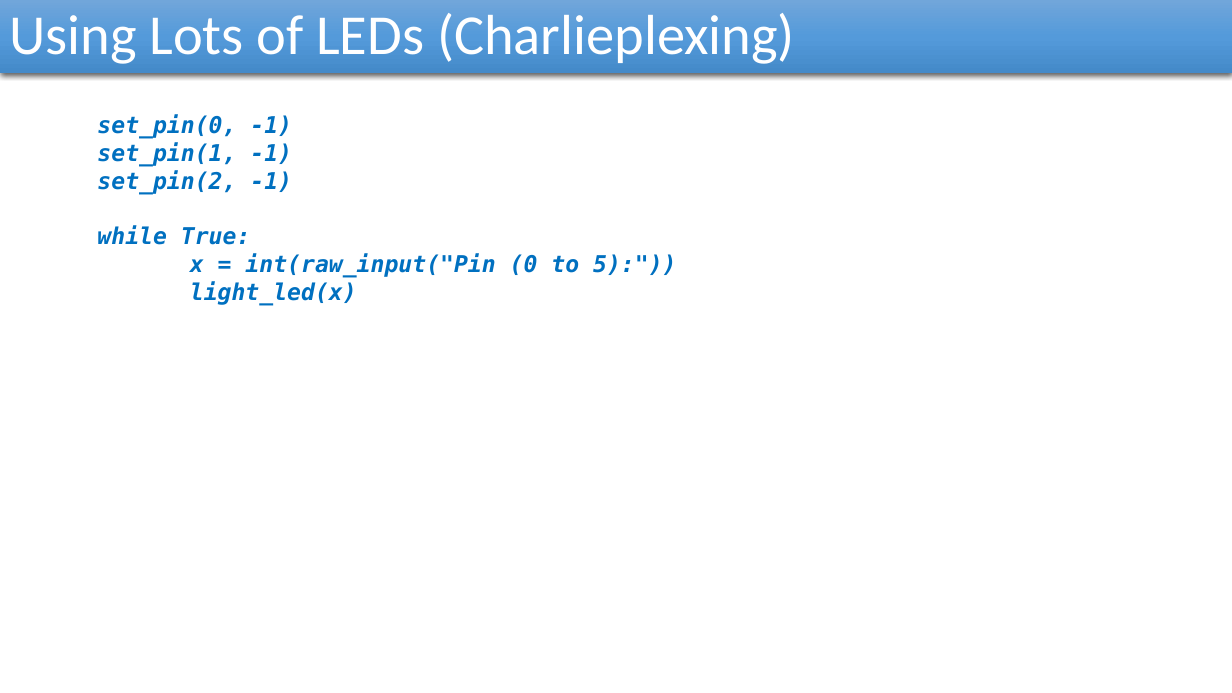
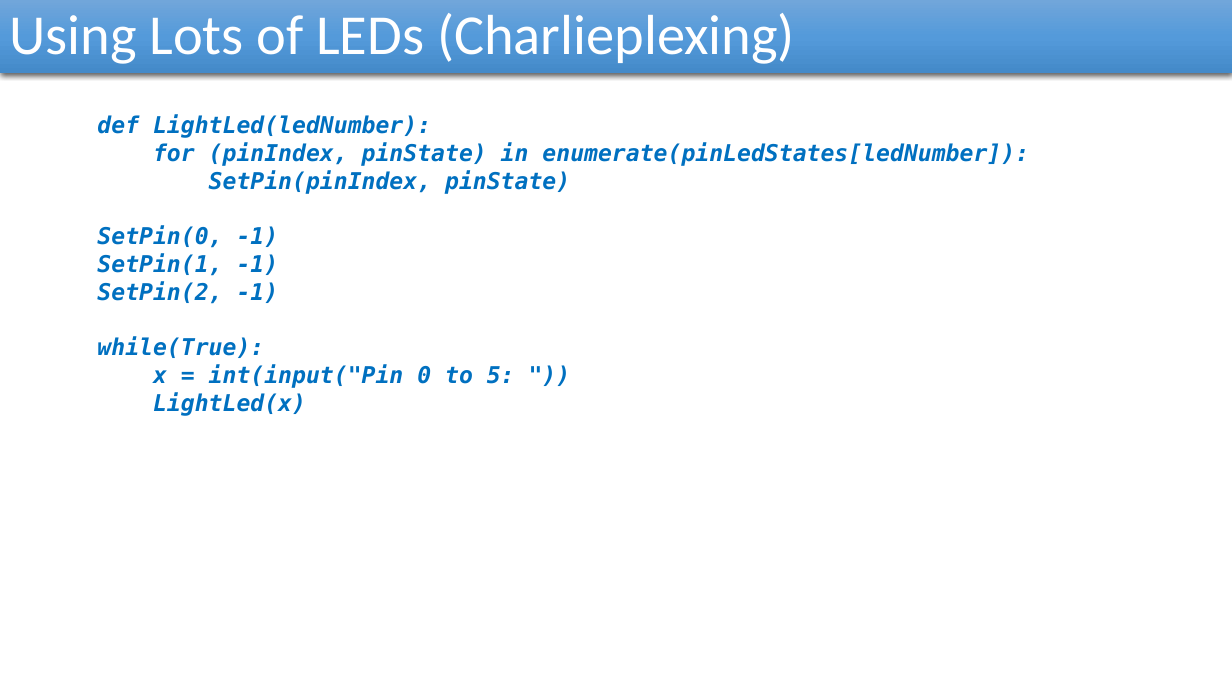
Before and after one commit to reza-arjmandi/rpi-course, a slide deck: slide 5 of session3/presentation/Raspberry_pi_Controlling_Hardware.pptx. Drawn at 1232x693 pixels with LibreOffice and Linux fonts; fonts in the diff are those of the drawing. Boxes give left, top, right and bottom in pixels: in the first picture for what was removed or moved away, otherwise in the second. Text is boxed around its words. In the diff, an @@ line names an element or a change of style, - is before the commit and + after.

```diff
--- a/session3/presentation/Raspberry_pi_Controlling_Hardware.pptx
+++ b/session3/presentation/Raspberry_pi_Controlling_Hardware.pptx
@@ text at (x1=97, y1=114, x2=1029, y2=416): text changed @@
-  set_pin(0, -1)
-  set_pin(1, -1)
-  set_pin(2, -1)
-  while True:
-  x = int(raw_input("Pin (0 to 5):"))
-  light_led(x)
+  def LightLed(ledNumber):
+  for (pinIndex, pinState) in enumerate(pinLedStates[ledNumber]):
+  SetPin(pinIndex, pinState)
+  SetPin(0, -1)
+  SetPin(1, -1)
+  SetPin(2, -1)
+  while(True):
+  x = int(input("Pin 0 to 5: "))
+  LightLed(x)
```
Also in this commit, not shown: 5 other slides changed, 1 slide added.
